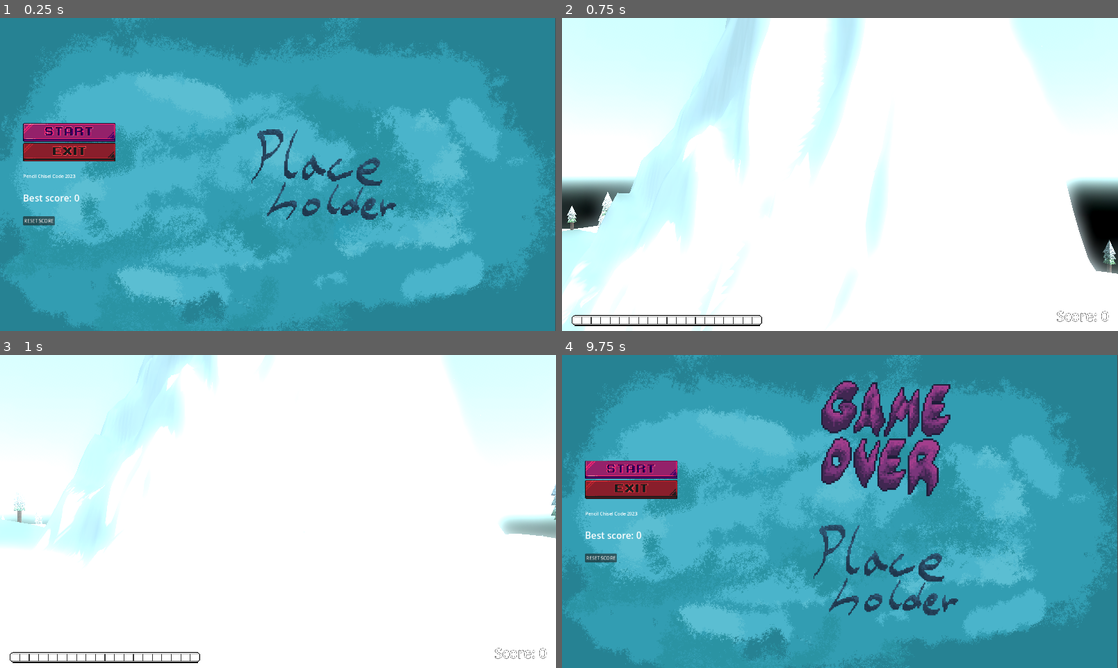
Above: before the commit, frames 1-4 (two rows, left to right).
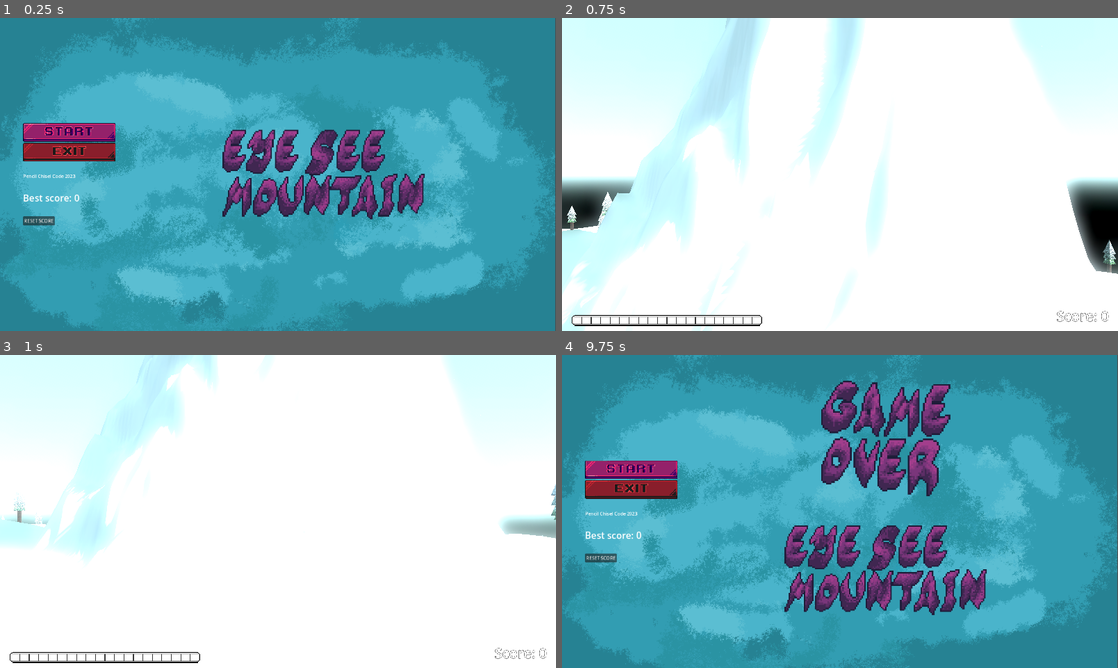
Above: after the commit, the same moments.

Repository: CodingBigTime/pencil-chisel-code-2023
Game: Godot game, scene res://scenes/ui/main_menu.tscn
Same seed, same stepped clock (60 frames per second), same inputs: the game is played once before the commit and once after it.
Inputs (mouse positions are in pixels of both pictures, inside the frame that each line leads up to):
- Up to frame 1 (0.25 s): no input
- Up to frame 2 (0.75 s): click (628, 133) at 0.5 s
- Up to frame 3 (1 s): no input
- Up to frame 4 (9.75 s): hold D (right) 1.28-2.03 s; tap Space (boost) every 0.75 s from 1.35 to 9.6 s; hold A (left) 2.03-2.78 s; hold D (right) 2.78-4.28 s; hold A (left) 4.28-6.53 s; hold D (right) 6.53-8.78 s; hold A (left) from 8.78 s (still down)

The runs differ from the first frame. In frame 1, 6.3% of the frame differs, in the area x 40-77%, y 35-65%; in frame 2, nothing differs; in frame 3, nothing differs; in frame 4, 6.3%, in the area x 40-77%, y 54-84%.

Commit message:
Change game title

Diff:
--- a/scenes/ui/main_menu.tscn
+++ b/scenes/ui/main_menu.tscn
@@ -9,12 +9,12 @@
 [ext_resource type="Texture2D" uid="uid://devt8qijam78x" path="res://assets/ui/buttons/exit_button_pressed.png" id="7_igl8u"]
 [ext_resource type="Texture2D" uid="uid://dy5y5l14xceox" path="res://assets/ui/buttons/exit_button_hover.png" id="8_3rgo3"]
 [ext_resource type="Script" path="res://scenes/ui/best_score_label.gd" id="9_i60lb"]
-[ext_resource type="Texture2D" uid="uid://vf45l2efh1tj" path="res://assets/ui/logo.png" id="9_mtwnh"]
 [ext_resource type="Script" path="res://scenes/ui/reset_score_button.gd" id="10_lj26a"]
 [ext_resource type="AudioStream" uid="uid://bm6bcuvl2fmgq" path="res://assets/sfx/button_press.wav" id="10_nue65"]
 [ext_resource type="AudioStream" uid="uid://clj6pfdgfrud7" path="res://assets/sfx/button_release.wav" id="11_gbt1v"]
 [ext_resource type="Texture2D" uid="uid://dpxcecahn7c8q" path="res://assets/game_over.png" id="11_odnwc"]
 [ext_resource type="Script" path="res://scenes/ui/game_over.gd" id="12_toh3p"]
+[ext_resource type="Texture2D" uid="uid://bxam4jadxq178" path="res://assets/game_title.png" id="13_7lsqa"]
 
 [sub_resource type="LabelSettings" id="LabelSettings_f8bl0"]
 font_size = 32
@@ -100,9 +100,9 @@
 script = ExtResource("12_toh3p")
 
 [node name="logo" type="TextureRect" parent="HomeMenu/HSplitContainer/CenterContainer/VBoxContainer"]
-custom_minimum_size = Vector2(500, 500)
+custom_minimum_size = Vector2(700, 500)
 layout_mode = 2
-texture = ExtResource("9_mtwnh")
+texture = ExtResource("13_7lsqa")
 stretch_mode = 5
 
 [node name="ButtonDownSFX" type="AudioStreamPlayer" parent="."]
Binary file added: assets/game_title.png
Not shown, added: assets/game_title.png.import
